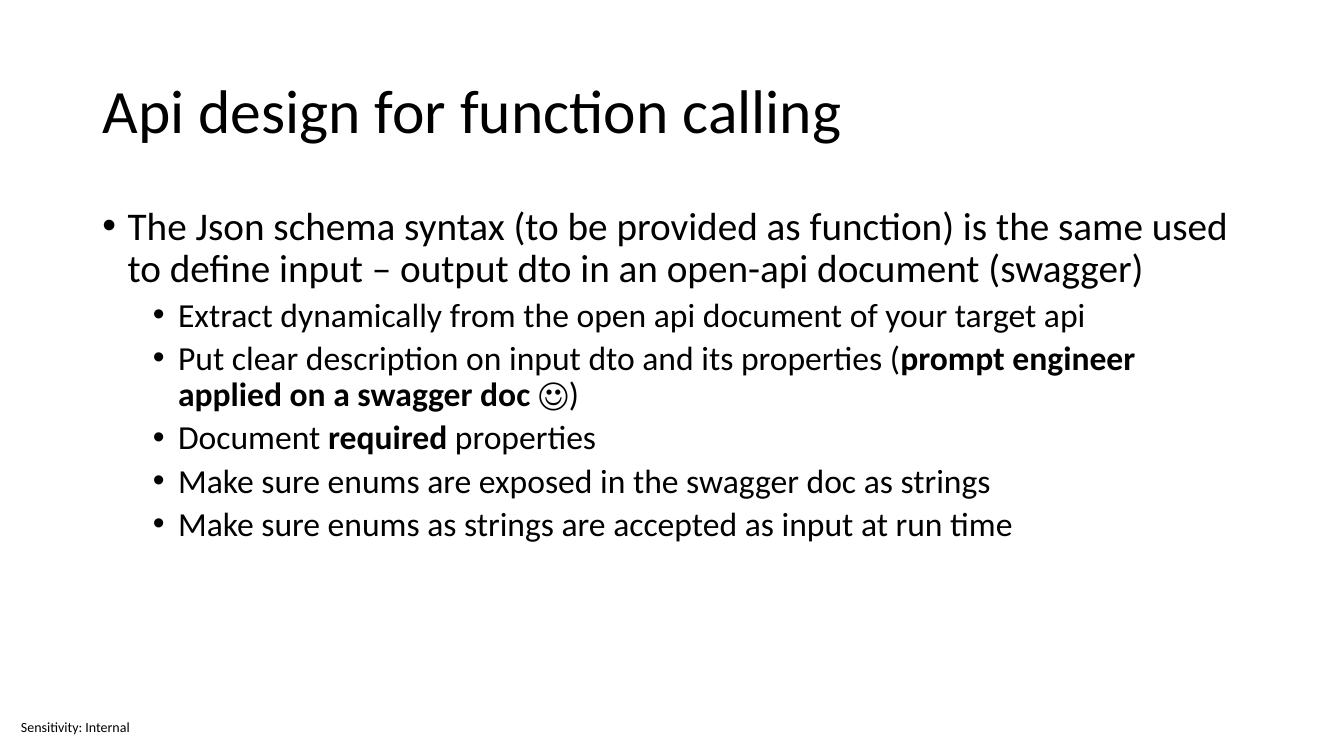
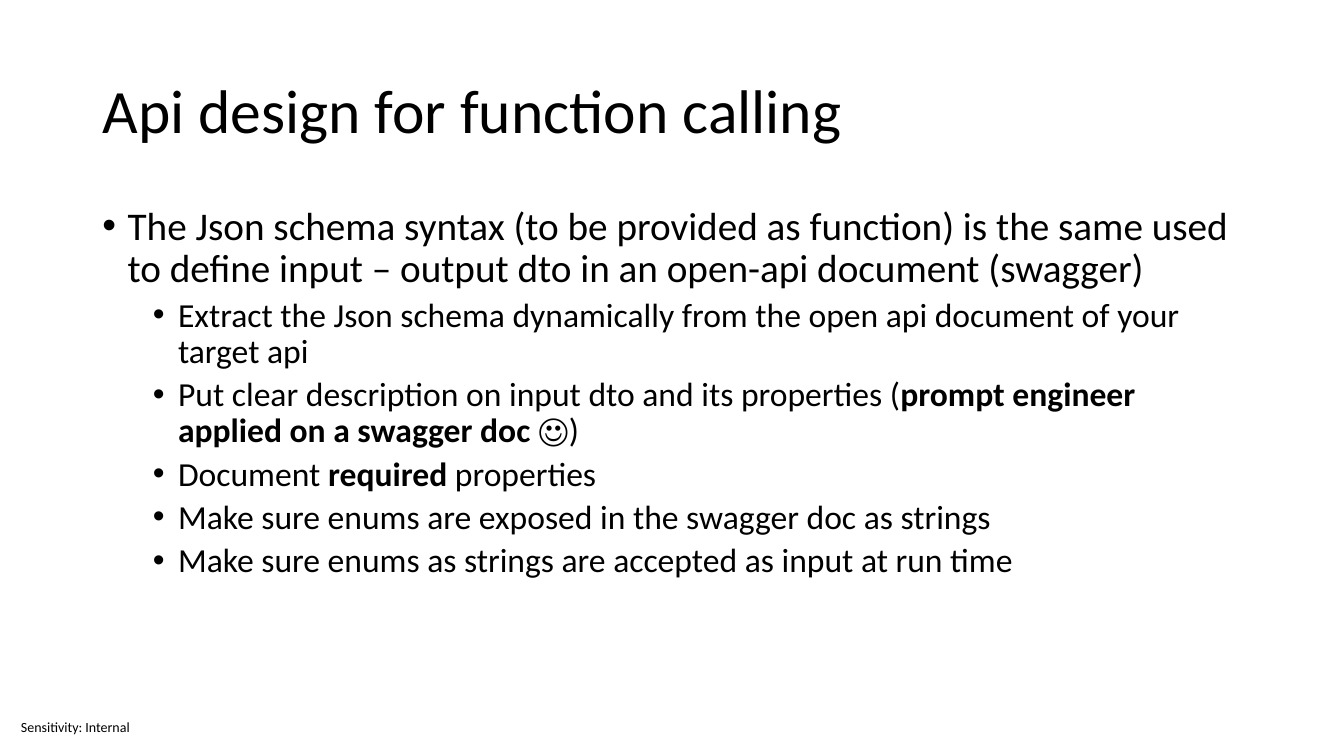
Before and after one commit to sabbadino/function-caling, a slide deck: slide 6 of Function calling.pptx (slide 12 before the commit). Drawn at 1344x756 pixels with LibreOffice and Linux fonts; fonts in the diff are those of the drawing. Boxes give left, top, right and bottom in pixels: in the first picture for what was removed or moved away, otherwise in the second. Text is boxed around its words. In the diff, an @@ line names an element or a change of style, - is before the commit and + after.

```diff
--- a/Function calling.pptx
+++ b/Function calling.pptx
@@ text at (178,303,1179,369): text changed @@
-  • Extract dynamically from the open api document of your target api
+  • Extract the Json schema dynamically from the open api document of your target api
```
Also in this commit, not shown: 8 other slides changed, 6 slides removed.
